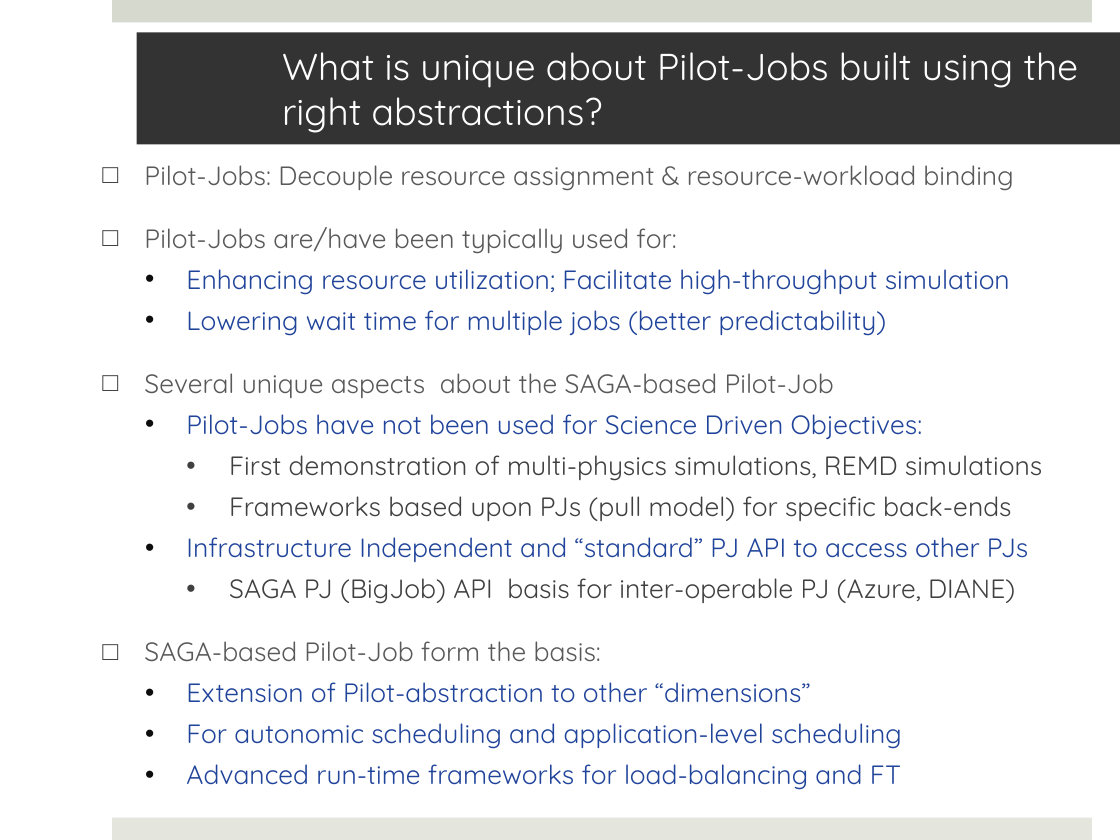
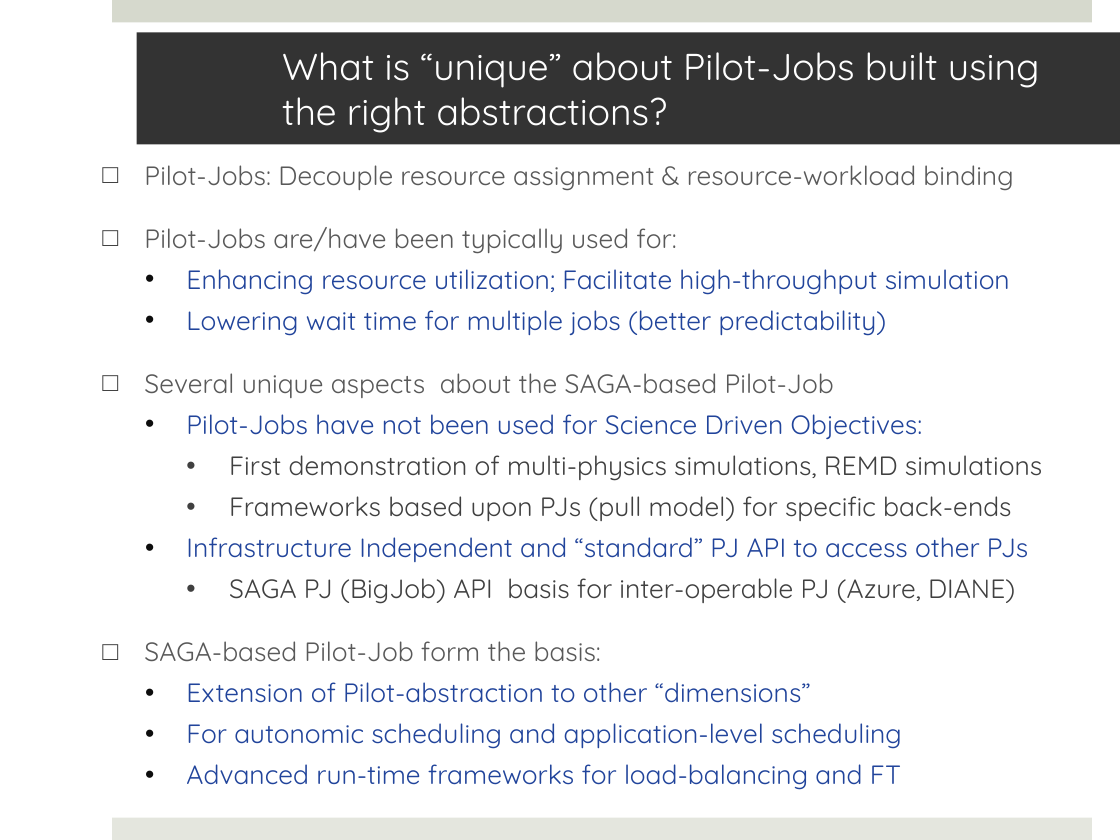
Before and after one commit to saga-project/saga-cpp-legacy-projects, a slide deck: slide 18 of saga-talks/abstractions_for_ls-microsoft.pptx. Drawn at 1120x840 pixels with LibreOffice and Linux fonts; fonts in the diff are those of the drawing; background and template pictures are left out. Boxes give left, top, right and bottom in pixels: in the first picture for what was removed or moved away, otherwise in the second. Text is boxed around its words. In the diff, an @@ line names an element or a change of style, - is before the commit and + after.

```diff
--- a/saga-talks/abstractions_for_ls-microsoft.pptx
+++ b/saga-talks/abstractions_for_ls-microsoft.pptx
@@ title at (282,52,1040,133): text changed @@
-What is unique about Pilot-Jobs built using the right abstractions?
+What is “unique” about Pilot-Jobs built using the right abstractions?
```
Also in this commit, not shown: 10 other slides changed.
